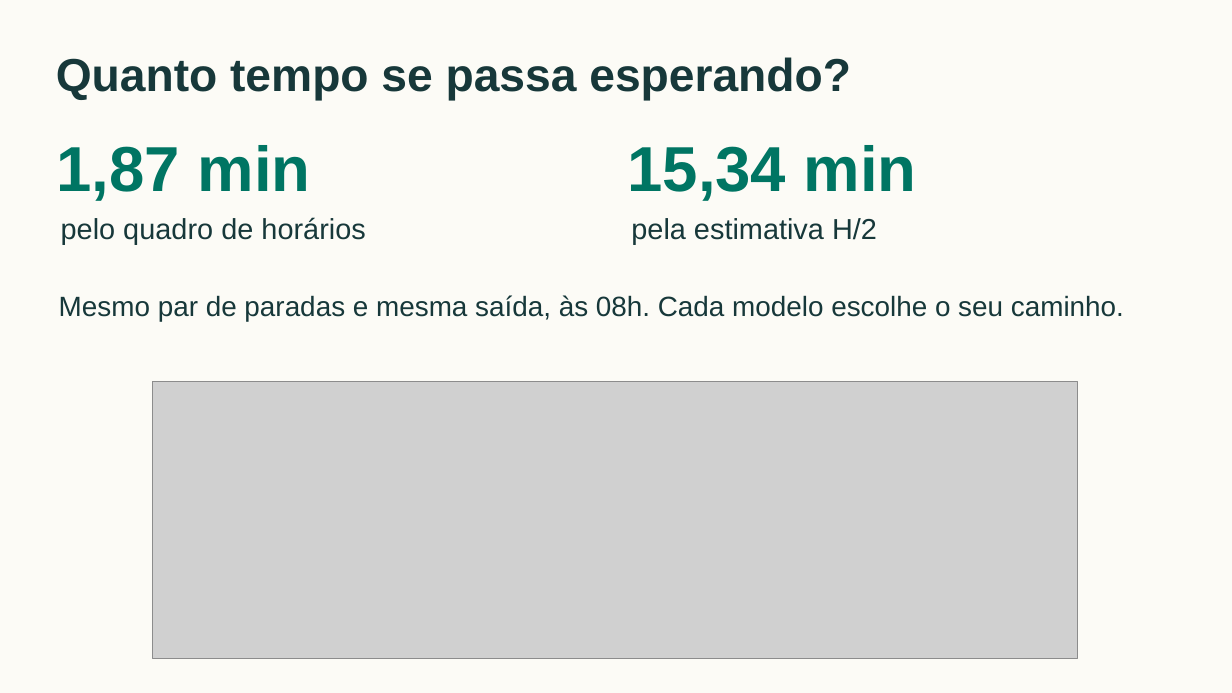
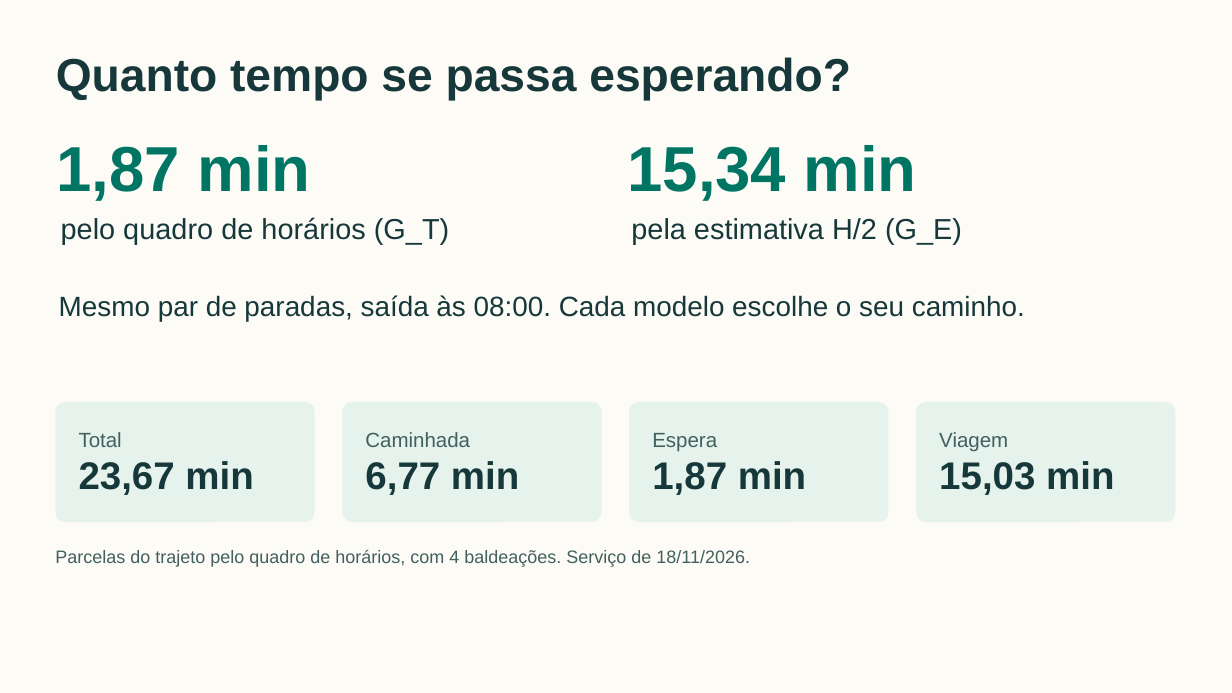
Before and after one commit to henriquegdc/grafos-transporte-bh, a slide deck: slide 5 of apresentacao/grafos-transporte-bh.pptx. Drawn at 1232x693 pixels with LibreOffice and Linux fonts; fonts in the diff are those of the drawing; grey boxes stand for pictures. Boxes give left, top, right and bottom in pixels: in the first picture for what was removed or moved away, otherwise in the second. Text is boxed around its words. In the diff, an @@ line names an element or a change of style, - is before the commit and + after.

Commit message:
docs(ENT-SLIDES): aplica a revisao do #72
A lamina 11 passa a comparar com o NetworkX no G_P real (razoes e
inclinacoes de comparacao-networkx e complexidade de 20/11) e o JSON da
grade 5x5, sem registro em feature, sai do PR. Todas as laminas usam o
GTFS de 18/11; espera, isocrona e tempos vem das medicoes regeradas no
#74. Notas reatribuidas para quem fez cada parte, com uma linha numerica
para nao dominados, comunidades e falhas multiplas, e figuras trocadas
por recortes ou cartoes legiveis.

```diff
--- a/apresentacao/grafos-transporte-bh.pptx
+++ b/apresentacao/grafos-transporte-bh.pptx
@@ text at (x1=61, y1=217, x2=449, y2=245): text changed @@
-pelo quadro de horários
+pelo quadro de horários (G_T)
@@ text at (x1=631, y1=218, x2=962, y2=245): text changed @@
-pela estimativa H/2
+pela estimativa H/2 (G_E)
@@ text at (x1=59, y1=295, x2=1025, y2=321): text changed @@
-Mesmo par de paradas e mesma saída, às 08h. Cada modelo escolhe o seu caminho.
+Mesmo par de paradas, saída às 08:00. Cada modelo escolhe o seu caminho.
@@ picture removed at (x1=152, y1=381, x2=1078, y2=658) @@
@@ rounded rectangle added at (x1=55, y1=402, x2=314, y2=522), fill #E6F2EC @@
@@ rounded rectangle added at (x1=342, y1=402, x2=601, y2=522), fill #E6F2EC @@
@@ rounded rectangle added at (x1=629, y1=402, x2=888, y2=522), fill #E6F2EC @@
@@ rounded rectangle added at (x1=916, y1=402, x2=1175, y2=522), fill #E6F2EC @@
@@ text added at (x1=79, y1=432, x2=253, y2=495), 30 pt, text #17383A, bold @@
+Total
+23,67 min
@@ text added at (x1=365, y1=432, x2=519, y2=495), 16 pt, text #42605F @@
+Caminhada
+6,77 min
@@ text added at (x1=652, y1=433, x2=806, y2=495), 30 pt, text #17383A, bold @@
+Espera
+1,87 min
@@ text added at (x1=939, y1=432, x2=1114, y2=495), 30 pt, text #17383A, bold @@
+Viagem
+15,03 min
@@ text added at (x1=55, y1=549, x2=750, y2=567), 14 pt, text #42605F @@
+Parcelas do trajeto pelo quadro de horários, com 4 baldeações. Serviço de 18/11/2026.
```
Also in this commit, not shown: 9 other slides changed, 2 other files.
